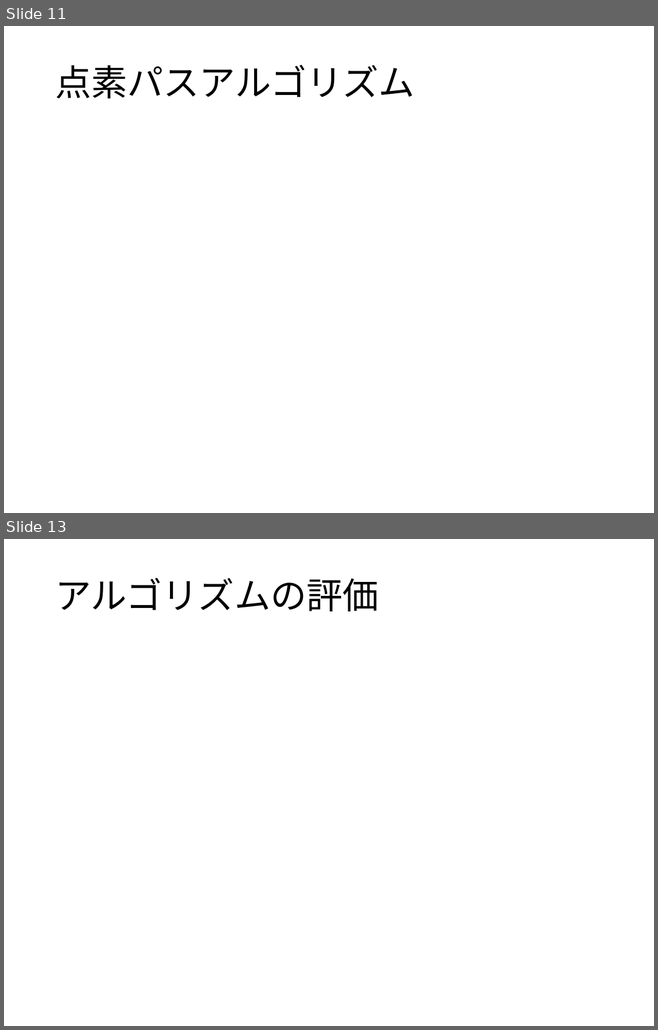
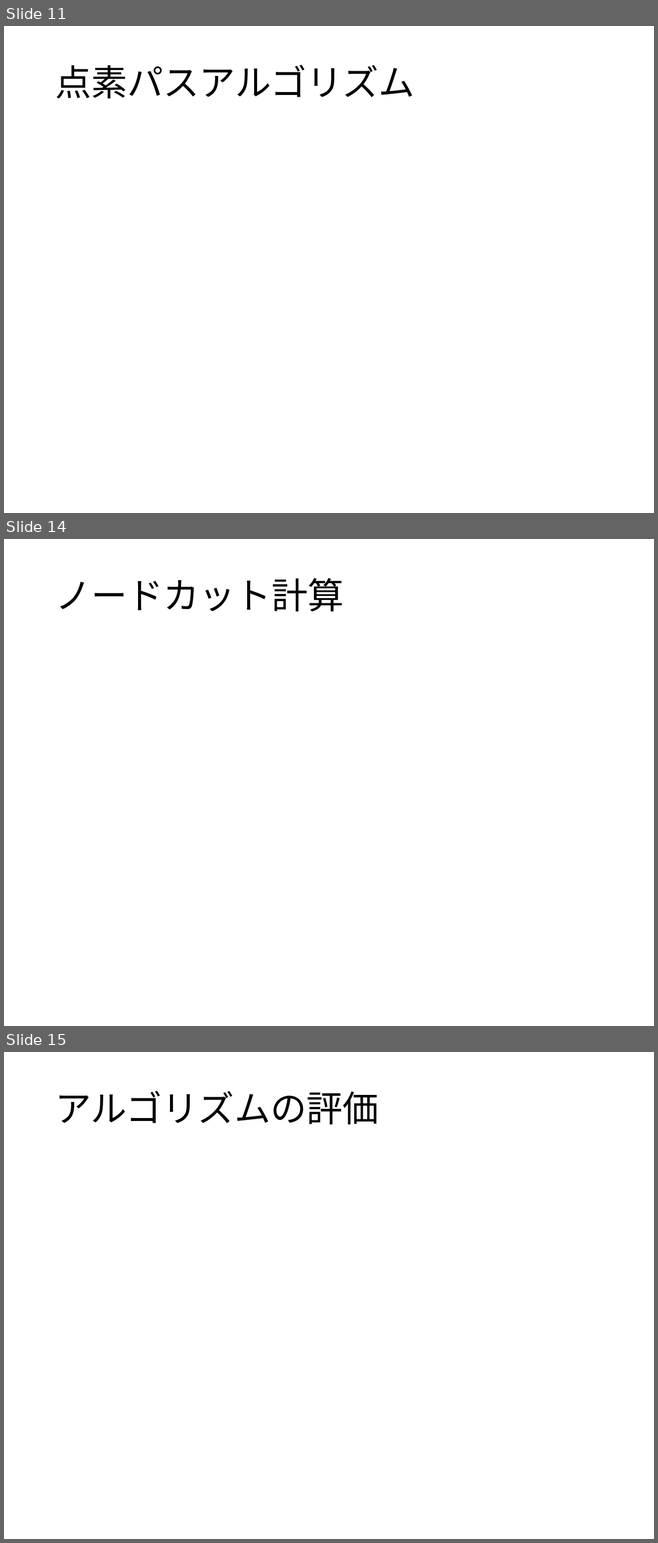
Before and after one commit to ssmr0410/share, a slide deck: slide/mizutani_pre.pptx. Shown one above the other, each under a label of ours: slides 11 and 13 before the commit, slides 11, 14 and 15 after it; the slides between them are not shown. The pictures are 658x1030 and 658x1543 pixels, drawn with LibreOffice and Linux fonts; fonts in the diff are those of the drawing; grey boxes stand for pictures. Boxes give left, top, right and bottom in pixels: in the first picture for what was removed or moved away, otherwise in the second. Text is boxed around its words. In the diff, an @@ line names an element or a change of style, - is before the commit and + after.

```diff
--- a/slide/mizutani_pre.pptx
+++ b/slide/mizutani_pre.pptx
@@ slide 14 added at [4,539,654,1026], background #FFFFFF @@
@@ title added at [55,578,343,611], 40 pt, text #000000 @@
+ノードカット計算
@@ what was slide 13 is now slide 15 @@
```
Also in this commit, not shown: 3 slides changed, 1 other slide added, 10 other files.
